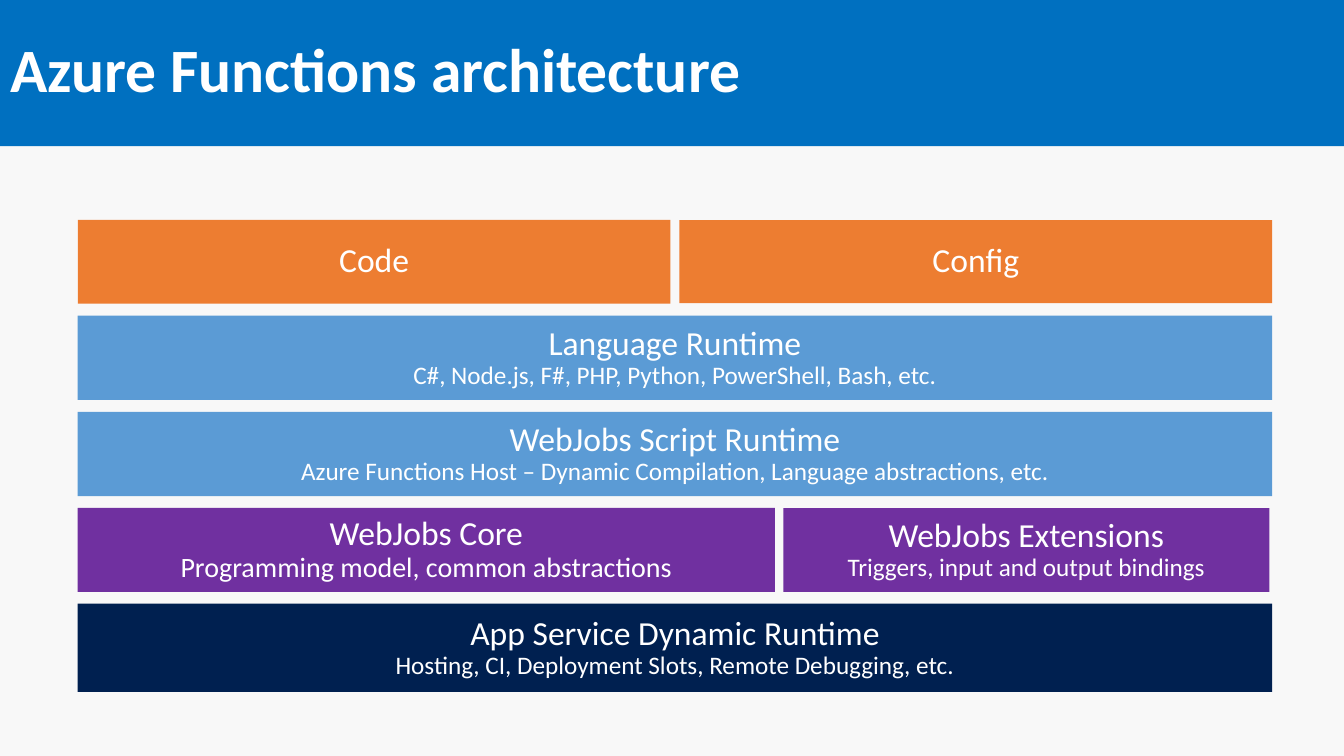
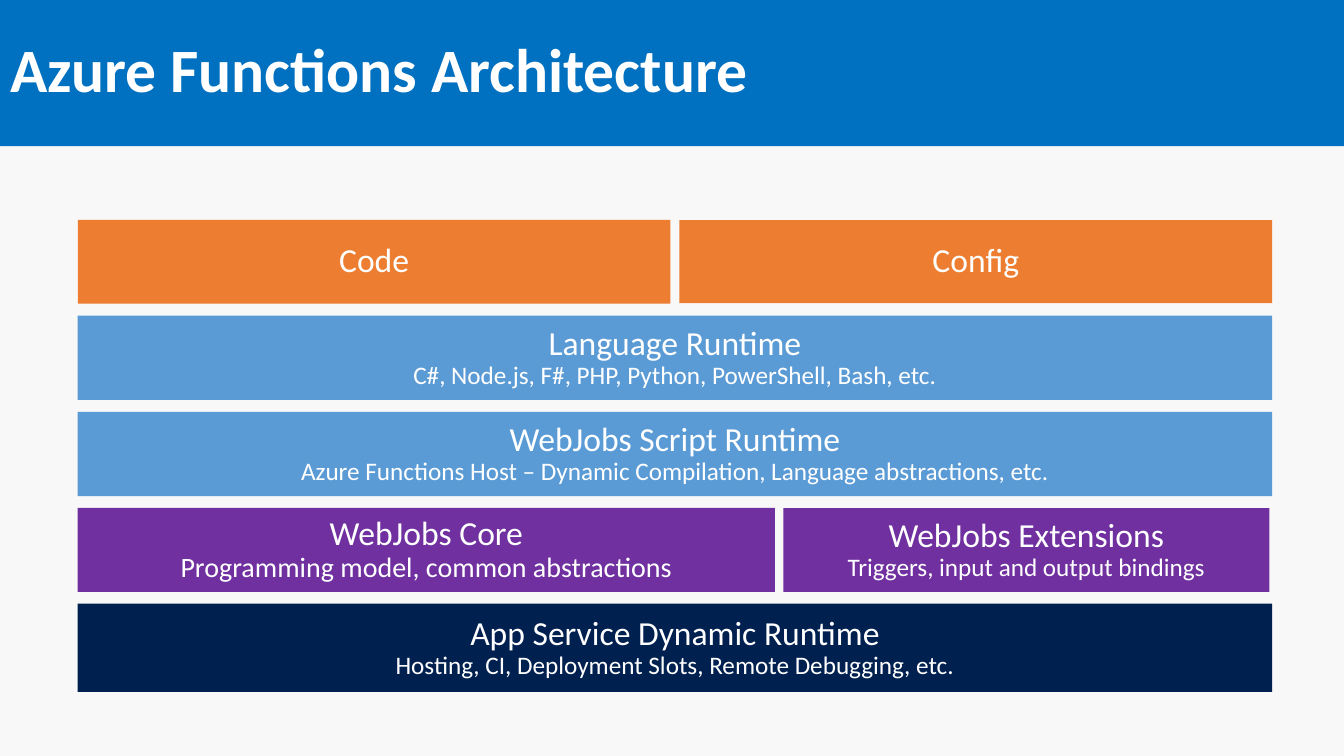
Before and after one commit to SeanFeldman/AzureFunctions-DotNet-YYC, a slide deck: slide 6 of AzureFunctions.pptx. Drawn at 1344x756 pixels with LibreOffice and Linux fonts; fonts in the diff are those of the drawing. Boxes give left, top, right and bottom in pixels: in the first picture for what was removed or moved away, otherwise in the second. Text is boxed around its words. In the diff, an @@ line names an element or a change of style, - is before the commit and + after.

```diff
--- a/AzureFunctions.pptx
+++ b/AzureFunctions.pptx
@@ text in rectangle at <box>10,48,747,93</box>: text changed @@
-Azure Functions architecture
+Azure Functions Architecture
```
Also in this commit, not shown: 5 other slides changed.
